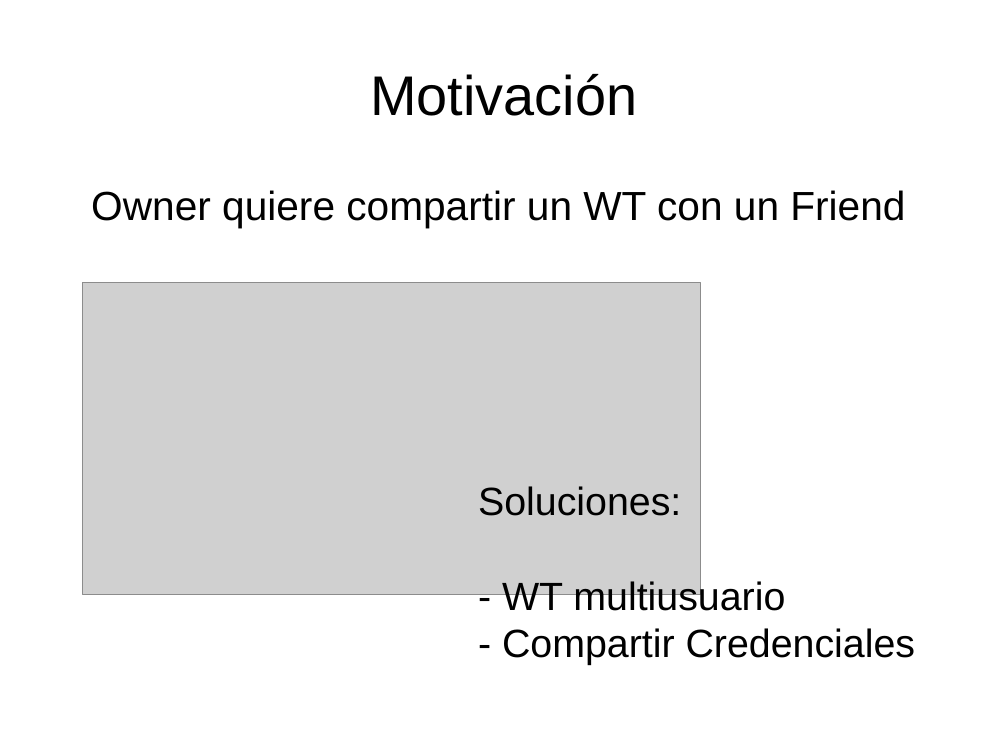
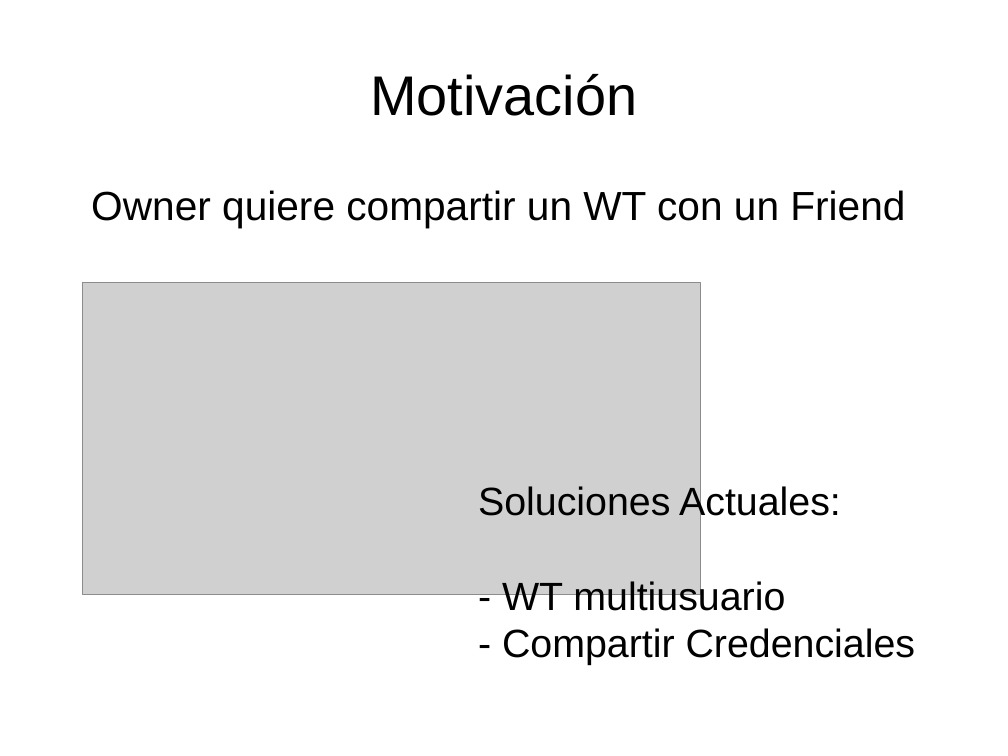
Before and after one commit to danielsalgadop/sac, a slide deck: slide 5 of docs/presentation/social_access_controller.odp. Drawn at 1008x756 pixels with LibreOffice and Linux fonts; fonts in the diff are those of the drawing; grey boxes stand for pictures. Boxes give left, top, right and bottom in pixels: in the first picture for what was removed or moved away, otherwise in the second. Text is boxed around its words. In the diff, an @@ line names an element or a change of style, - is before the commit and + after.

Commit message:
presentation

```diff
--- a/docs/presentation/social_access_controller.odp
+++ b/docs/presentation/social_access_controller.odp
@@ text at bbox=[478, 484, 841, 523]: text changed @@
-Soluciones:
+Soluciones Actuales:
```
Also in this commit, not shown: 1 other slide changed, 11 slides added, 39 other files.
